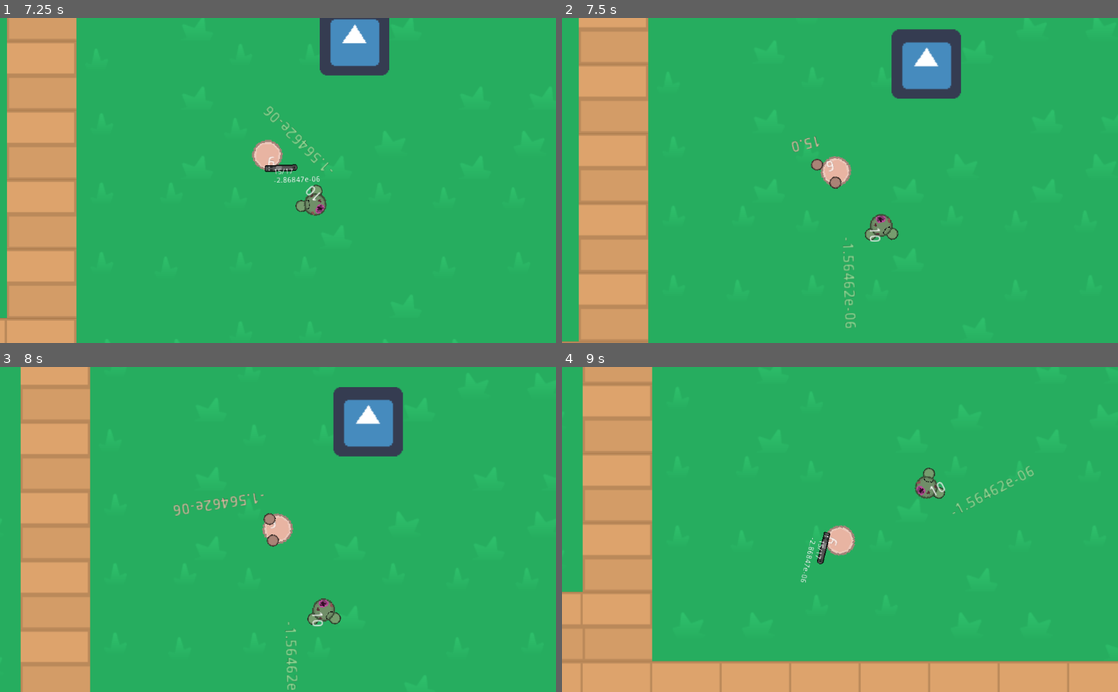
Above: before the commit, frames 1-4 (two rows, left to right).
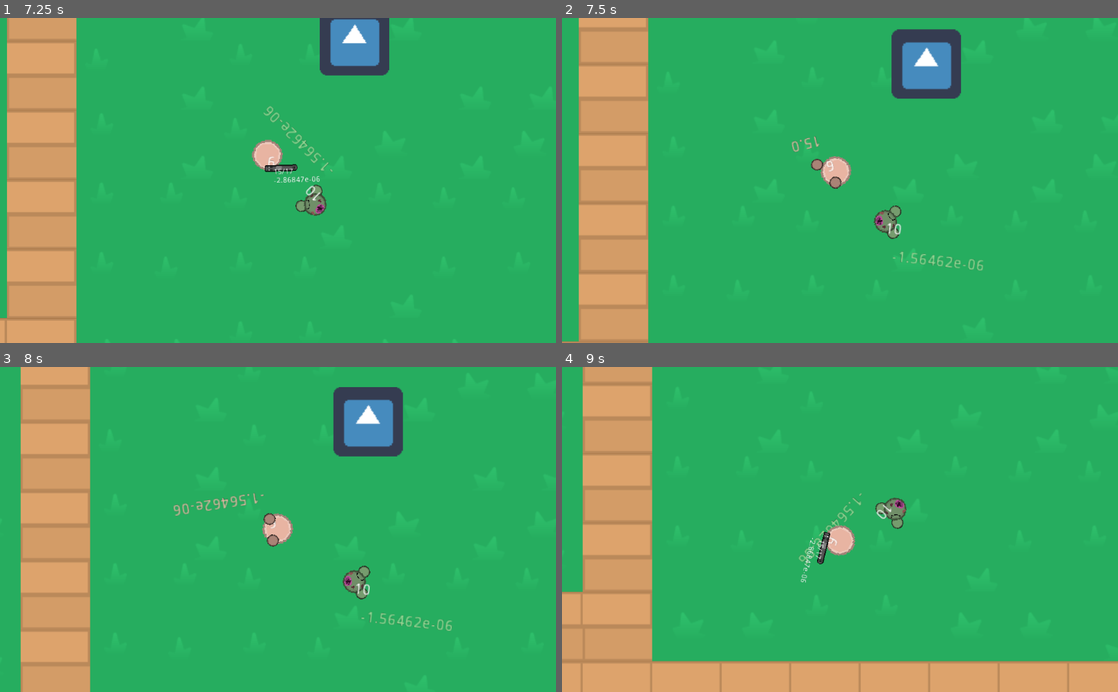
Above: after the commit, the same moments.

Repository: Panda248/Hu-Yang-Yoyale
Game: Godot game, scene res://World.tscn
Two runs of this game, one before a commit and one after it. Both use one fixed random seed, a clock stepped at 60 frames per second and the inputs below. The engine's default icon, where the game draws it, is replaced by a stand-in: a white triangle on a blue panel in a dark square.
Inputs (mouse positions are in pixels of both pictures, inside the frame that each line leads up to):
- Up to frame 1 (7.25 s): tap Enter at 0.5 s; move the mouse to (400, 164) at 0.52 s; hold E (game_switch_weapon_right) 0.53-1.28 s; click (400, 164) at 0.6 s; tap Space at 1.25 s; move the mouse to (166, 196) at 1.27 s; hold Down (ui_down) 1.28-2.03 s; right-click (166, 196) at 1.35 s; move the mouse to (333, 109) at 2.02 s; hold E (game_switch_weapon_right) 2.03-2.78 s; click (333, 109) at 2.1 s; move the mouse to (250, 245) at 2.77 s; hold Up (ui_up) 2.78-3.53 s; right-click (250, 245) at 2.85 s; move the mouse to (444, 229) at 3.52 s; hold Q (game_switch_weapon_left) 3.53-5.03 s; click (444, 229) at 3.6 s; move the mouse to (111, 131) at 4.27 s; right-click (111, 131) at 4.35 s; move the mouse to (305, 180) at 5.02 s; hold Down (ui_down) 5.03-5.78 s; click (305, 180) at 5.1 s; move the mouse to (194, 99) at 5.77 s; hold E (game_switch_weapon_right) 5.78-6.53 s; right-click (194, 99) at 5.85 s; move the mouse to (400, 164) at 6.52 s; hold Up (ui_up) from 6.53 s (still down); click (400, 164) at 6.6 s
- Up to frame 2 (7.5 s): move the mouse to (728, 196) at 7.27 s; release Up (ui_up) at 7.28 s; hold E (game_switch_weapon_right) from 7.28 s (still down); right-click (728, 196) at 7.35 s
- Up to frame 3 (8 s): keep holding E (game_switch_weapon_right)
- Up to frame 4 (9 s): move the mouse to (895, 458) at 8.02 s; release E (game_switch_weapon_right) at 8.03 s; hold Down (ui_down) 8.03-8.78 s; click (895, 458) at 8.1 s; move the mouse to (812, 594) at 8.77 s; hold Q (game_switch_weapon_left) from 8.78 s (still down); right-click (812, 594) at 8.85 s

Frame 1 is identical in both runs. In frame 2, 0.8% of the frame differs, in the area x 50-76%, y 57-96%; in frame 3, 1.1%; in frame 4, 1.1%, in the area x 42-85%, y 30-61%.

Commit message:
enemy extends npc

Diff:
--- /dev/null
+++ b/NPC.tscn
@@ -0,0 +1,6 @@
+[gd_scene load_steps=2 format=2]
+
+[ext_resource path="res://scripts/NPC.gd" type="Script" id=1]
+
+[node name="NPC" type="KinematicBody2D"]
+script = ExtResource( 1 )
--- a/project.godot
+++ b/project.godot
@@ -9,7 +9,7 @@
 config_version=4
 
 _global_script_classes=[ {
-"base": "Entity",
+"base": "NPC",
 "class": "Enemy",
 "language": "GDScript",
 "path": "res://scripts/Enemy.gd"
@@ -30,6 +30,11 @@
 "path": "res://scripts/HurtBox.gd"
 }, {
 "base": "Entity",
+"class": "NPC",
+"language": "GDScript",
+"path": "res://scripts/NPC.gd"
+}, {
+"base": "Entity",
 "class": "Player",
 "language": "GDScript",
 "path": "res://scripts/Player.gd"
@@ -44,6 +49,7 @@
 "Entity": "",
 "HitBox": "",
 "HurtBox": "",
+"NPC": "",
 "Player": "",
 "Weapon": ""
 }
--- a/scripts/Enemy.gd
+++ b/scripts/Enemy.gd
@@ -1,5 +1,5 @@
 class_name Enemy
-extends Entity
+extends NPC
 
 
 # Declare member variables here. Examples:
@@ -8,19 +8,6 @@
 
 
 
-var motion = Vector2()
-
-var state = IDLE
-
-var destination : Vector2;
-var player
-
-enum	{
-	IDLE, CHASE, INVESTIGATE, ATTACK
-}
-
-func _dead() ->bool:
-	return health <= 0
 
 # Called when the node enters the scene tree for the first time.
 func _ready():
--- /dev/null
+++ b/scripts/NPC.gd
@@ -0,0 +1,29 @@
+extends Entity
+class_name NPC
+
+# Declare member variables here. Examples:
+# var a = 2
+# var b = "text"
+enum	{
+	IDLE, CHASE, INVESTIGATE, ATTACK
+}
+var motion = Vector2()
+
+var state = IDLE
+
+var destination : Vector2;
+var player
+
+
+
+func _dead() ->bool:
+	return health <= 0
+
+# Called when the node enters the scene tree for the first time.
+func _ready():
+	pass # Replace with function body.
+
+
+# Called every frame. 'delta' is the elapsed time since the previous frame.
+#func _process(delta):
+#	pass
